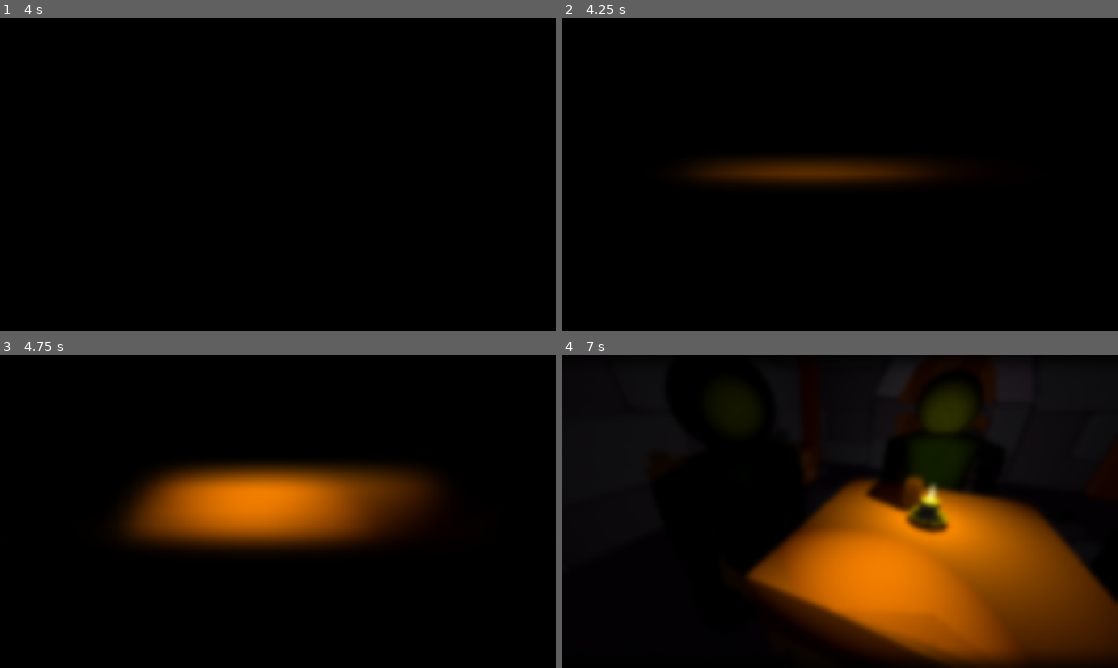
Above: before the commit, frames 1-4 (two rows, left to right).
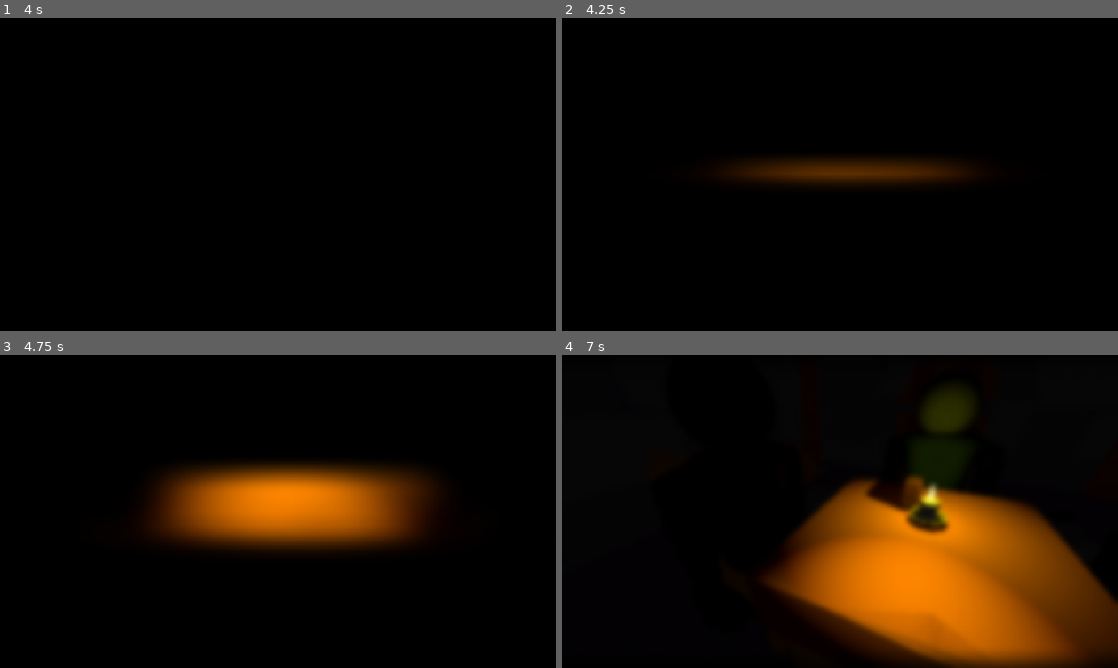
Above: after the commit, the same moments.

Repository: KDJDEV/gameJamFall2026
Game: Godot game, scene res://root.tscn
Two runs of this game, one before a commit and one after it. Both use one fixed random seed, a clock stepped at 60 frames per second and the inputs below. Sound files missing from this copy of the repository are replaced by a short silence.
Inputs (mouse positions are in pixels of both pictures, inside the frame that each line leads up to):
- Up to frame 1 (4 s): tap Enter at 0.5, 2, 3.5 s; move the mouse to (400, 158) at 0.52 s; hold Right (move_right) 0.53-1.25 s; hold Ctrl (select) 0.53-1.25 s; click (400, 158) at 0.67 s; tap Space at 1.25, 2.75 s; drag from (166, 190) to (250, 237) at 1.27 s; move the mouse to (333, 105) at 2.02 s; hold Right (move_right) 2.03-2.75 s; hold Ctrl (select) 2.03-2.75 s; drag from (250, 237) to (111, 127) at 2.77 s; move the mouse to (444, 221) at 3.52 s; hold D (move_left) from 3.53 s (still down); hold Ctrl (select) from 3.53 s (still down)
- Up to frame 2 (4.25 s): keep holding D (move_left); keep holding Ctrl (select)
- Up to frame 3 (4.75 s): release D (move_left) at 4.25 s; release Ctrl (select) at 4.25 s; drag from (111, 464) to (194, 433) at 4.27 s
- Up to frame 4 (7 s): move the mouse to (867, 511) at 5.02 s; hold Down (move_down) 5.03-5.75 s; hold Ctrl (select) 5.03-5.75 s; click (867, 511) at 5.17 s; drag from (756, 433) to (728, 527) at 5.77 s; move the mouse to (962, 495) at 6.52 s; hold Up (move_up) from 6.53 s (still down); hold Ctrl (select) from 6.53 s (still down)

Frame 1 is identical in both runs. In frame 2, 0.4% of the frame differs, in the area x 25-72%, y 47-52%; in frame 3, 7.3%; in frame 4, 11%, in the area x 33-93%, y 7-100%.

Commit message:
game almost complete

Diff:
--- a/root.tscn
+++ b/root.tscn
@@ -49,12 +49,30 @@
 [sub_resource type="NoiseTexture3D" id="NoiseTexture3D_qt76e"]
 noise = SubResource("FastNoiseLite_sq7yr")
 
-[sub_resource type="StandardMaterial3D" id="StandardMaterial3D_tilu5"]
+[sub_resource type="StandardMaterial3D" id="StandardMaterial3D_qoqhg"]
+albedo_color = Color(0, 0.15294118, 0, 1)
+
+[sub_resource type="StandardMaterial3D" id="StandardMaterial3D_udg8a"]
 albedo_color = Color(0.2301948, 0.28727177, 0.1600118, 1)
 
+[sub_resource type="StandardMaterial3D" id="StandardMaterial3D_f6va0"]
+albedo_color = Color(0.47843403, 0.09817595, 0.35112306, 1)
+
 [sub_resource type="SphereMesh" id="SphereMesh_26a3e"]
-material = SubResource("StandardMaterial3D_tilu5")
+material = SubResource("StandardMaterial3D_f6va0")
 radius = 0.2
+
+[sub_resource type="StandardMaterial3D" id="StandardMaterial3D_cr30j"]
+albedo_color = Color(0.211936, 0.00059072074, 0.2240431, 1)
+
+[sub_resource type="StandardMaterial3D" id="StandardMaterial3D_xu2l0"]
+albedo_color = Color(0.21176471, 0, 0.22352941, 1)
+
+[sub_resource type="StandardMaterial3D" id="StandardMaterial3D_lci31"]
+albedo_color = Color(0.11067685, 0.0029130415, 0.27641422, 1)
+
+[sub_resource type="StandardMaterial3D" id="StandardMaterial3D_sc48t"]
+albedo_color = Color(0.10980392, 0.003921569, 0.27450982, 1)
 
 [node name="Root" type="Node3D" unique_id=1180066170]
 
@@ -137,8 +155,12 @@
 [node name="body" parent="Objects" unique_id=1587446387 instance=ExtResource("13_eji0w")]
 transform = Transform3D(0.7, 0, 0, 0, 0.7, 0, 0, 0, 0.7, 2.748417, -0.61173415, 4.184857)
 
+[node name="Torso_011" parent="Objects/body" index="0" unique_id=338371415]
+surface_material_override/0 = SubResource("StandardMaterial3D_qoqhg")
+
 [node name="Head" type="MeshInstance3D" parent="Objects/body" unique_id=1834288906 node_paths=PackedStringArray("hand")]
 transform = Transform3D(1.2917063, 0, 0, 0, 0.51832163, 0, 0, 0, 1.3550091, -0.011703014, 2.7147171, -0.04206133)
+material_override = SubResource("StandardMaterial3D_udg8a")
 mesh = SubResource("SphereMesh_26a3e")
 script = ExtResource("13_24xe2")
 speaker_id = &"dealer"
@@ -151,6 +173,7 @@
 
 [node name="FloorLight" type="OmniLight3D" parent="Objects" unique_id=894029970]
 transform = Transform3D(1, 0, 0, 0, 1, 0, 0, 0, 1, 2.7861373, 0.27138156, 3.4199162)
+visible = false
 light_energy = 0.04
 shadow_enabled = true
 shadow_bias = 0.0
@@ -163,8 +186,12 @@
 [node name="body2" parent="Objects" unique_id=252112887 instance=ExtResource("13_eji0w")]
 transform = Transform3D(-3.059797e-08, 0, 0.7, 0, 0.7, 0, -0.7, 0, -3.059797e-08, 1.9662671, -0.5971521, 5.053093)
 
+[node name="Torso_011" parent="Objects/body2" index="0" unique_id=338371415]
+surface_material_override/0 = SubResource("StandardMaterial3D_cr30j")
+
 [node name="Head" type="MeshInstance3D" parent="Objects/body2" unique_id=1877912834 node_paths=PackedStringArray("hand")]
 transform = Transform3D(1.2917063, 0, 0, 0, 0.51832163, 0, 0, 0, 1.3550091, -0.011703014, 2.7147171, -0.04206133)
+material_override = SubResource("StandardMaterial3D_xu2l0")
 mesh = SubResource("SphereMesh_26a3e")
 script = ExtResource("13_24xe2")
 speaker_id = &"left_npc"
@@ -178,8 +205,12 @@
 [node name="body3" parent="Objects" unique_id=1394179690 instance=ExtResource("13_eji0w")]
 transform = Transform3D(-3.059797e-08, 0, -0.7, 0, 0.7, 0, 0.7, 0, -3.059797e-08, 3.484254, -0.5971521, 4.9620523)
 
+[node name="Torso_011" parent="Objects/body3" index="0" unique_id=338371415]
+surface_material_override/0 = SubResource("StandardMaterial3D_lci31")
+
 [node name="Head" type="MeshInstance3D" parent="Objects/body3" unique_id=2111493896 node_paths=PackedStringArray("hand")]
 transform = Transform3D(1.2917063, 0, 0, 0, 0.51832163, 0, 0, 0, 1.3550091, -0.011703014, 2.7147171, -0.04206133)
+material_override = SubResource("StandardMaterial3D_sc48t")
 mesh = SubResource("SphereMesh_26a3e")
 script = ExtResource("13_24xe2")
 speaker_id = &"right_npc"
@@ -191,7 +222,7 @@
 texture_albedo = ExtResource("14_cj3xu")
 
 [node name="PlayerLight" type="OmniLight3D" parent="Objects" unique_id=216225429]
-transform = Transform3D(1, 0, 0, 0, 1, 0, 0, 0, 1, 2.5551472, 1.2367551, 5.4318886)
+transform = Transform3D(1, 0, 0, 0, 1, 0, 0, 0, 1, 2.7004864, 1.2367551, 5.4318886)
 light_color = Color(0.8285371, 0.73699045, 1.540184e-06, 1)
 light_energy = 0.2
 shadow_enabled = true
@@ -255,7 +286,7 @@
 fan_rotation = 0.09
 
 [node name="TestLight" type="OmniLight3D" parent="." unique_id=1881773175]
-transform = Transform3D(1, 0, 0, 0, 1, 0, 0, 0, 1, 2.7861373, 0.27138156, 3.4199162)
+transform = Transform3D(1, 0, 0, 0, 1, 0, 0, 0, 1, 2.7861373, 1.0648425, 4.727474)
 visible = false
 light_energy = 5.0
 shadow_enabled = true
@@ -460,3 +491,7 @@
 script = ExtResource("32_cj3xu")
 player_view = NodePath("../Player")
 dialogue_manager = NodePath("../DialogueManager")
+
+[editable path="Objects/body"]
+[editable path="Objects/body2"]
+[editable path="Objects/body3"]
Not shown, added: Assets/audio/dialogue/flynnLines/flynn_lines/all_cards_matched_ending_1.wav.import
Not shown, added: Assets/audio/dialogue/flynnLines/flynn_lines/caught_stealing_strike_one_flynn_0.wav.import
Not shown, added: Assets/audio/dialogue/flynnLines/flynn_lines/caught_stealing_strike_two_0.wav.import
Not shown, added: Assets/audio/dialogue/flynnLines/flynn_lines/five_cards_drawn_0.wav.import
Not shown, added: Assets/audio/dialogue/flynnLines/flynn_lines/flynn_goes_out_0.wav.import
Not shown, added: Assets/audio/dialogue/flynnLines/flynn_lines/interrupted_ending_flynn_0.wav.import
Not shown, added: Assets/audio/dialogue/flynnLines/flynn_lines/intro_cutscene_0.wav.import
Not shown, added: Assets/audio/dialogue/flynnLines/flynn_lines/intro_cutscene_3.wav.import
Not shown, added: Assets/audio/dialogue/flynnLines/flynn_lines/intro_cutscene_9.wav.import
Not shown, added: Assets/audio/dialogue/flynnLines/flynn_lines/round_one_reshuffle_2.wav.import
Not shown, added: Assets/audio/dialogue/flynnLines/flynn_lines/round_one_reshuffle_5.wav.import
Not shown, added: Assets/audio/dialogue/flynnLines/flynn_lines/unmatched_game_over_1.wav.import
(and 54 more such lines)
